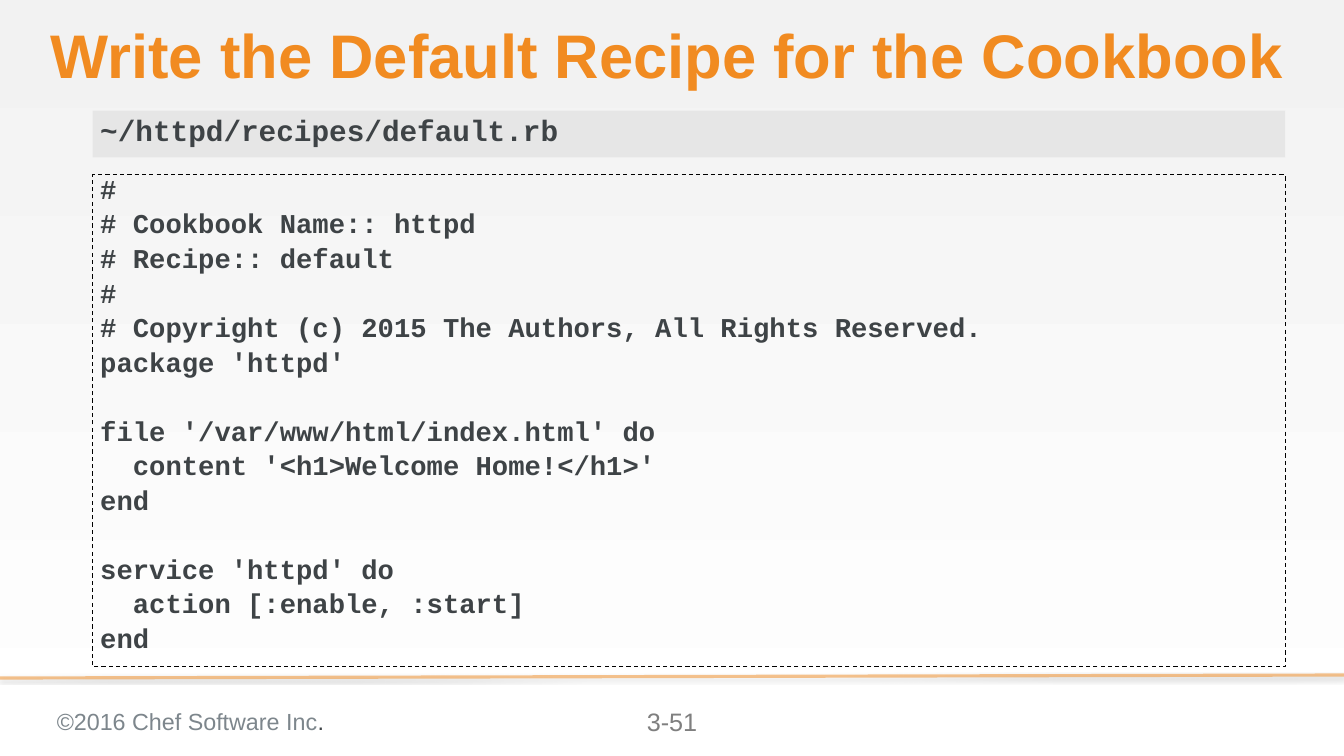
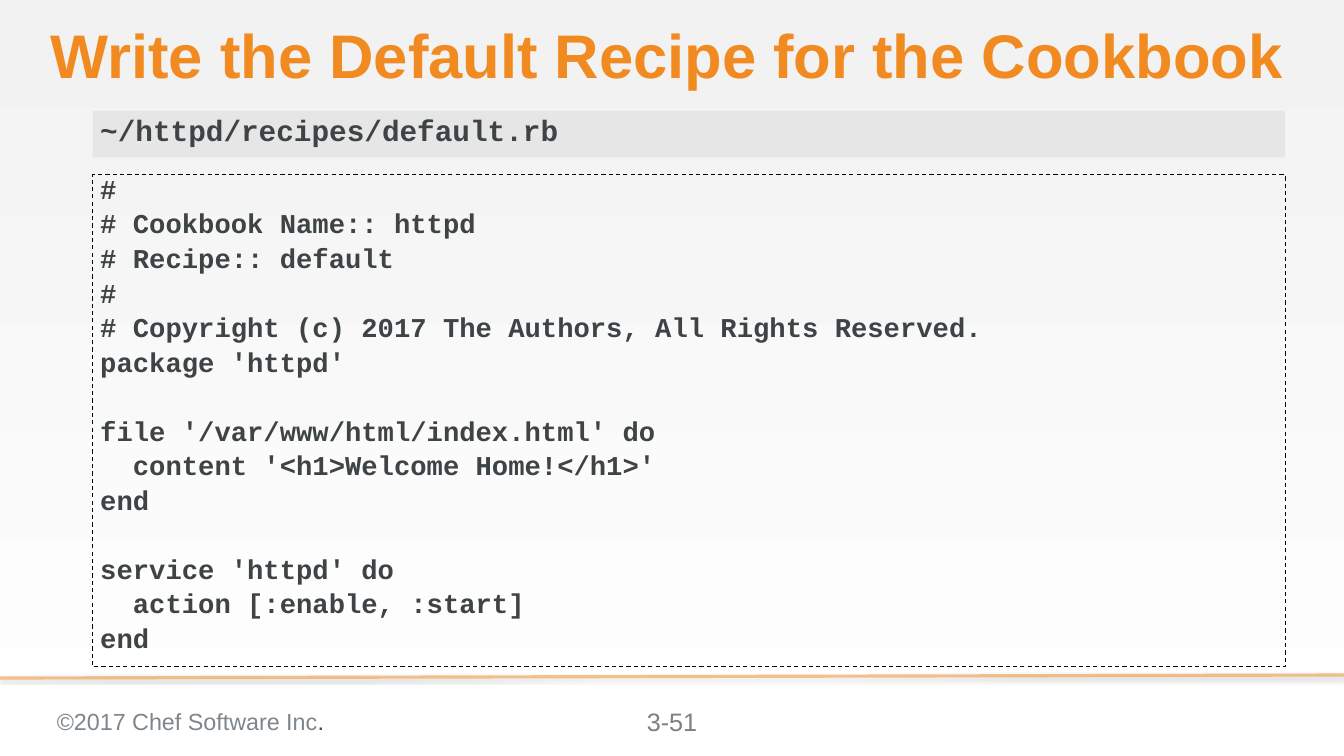
Before and after one commit to chef-training/test_driven_cookbook_development, a slide deck: slide 51 of 03-writing_a_test_first.pptx. Drawn at 1344x756 pixels with LibreOffice and Linux fonts; fonts in the diff are those of the drawing; background and template pictures are left out. Boxes give left, top, right and bottom in pixels: in the first picture for what was removed or moved away, otherwise in the second. Text is boxed around its words. In the diff, an @@ line names an element or a change of style, - is before the commit and + after.

```diff
--- a/03-writing_a_test_first.pptx
+++ b/03-writing_a_test_first.pptx
@@ text at (133,318,982,343): text changed @@
-# Copyright (c) 2015 The Authors, All Rights Reserved.
+# Copyright (c) 2017 The Authors, All Rights Reserved.
@@ text at (57,713,324,730): text changed @@
-©2016 Chef Software Inc.
+©2017 Chef Software Inc.
```
Also in this commit, not shown: 57 other slides changed, 15 other files.
